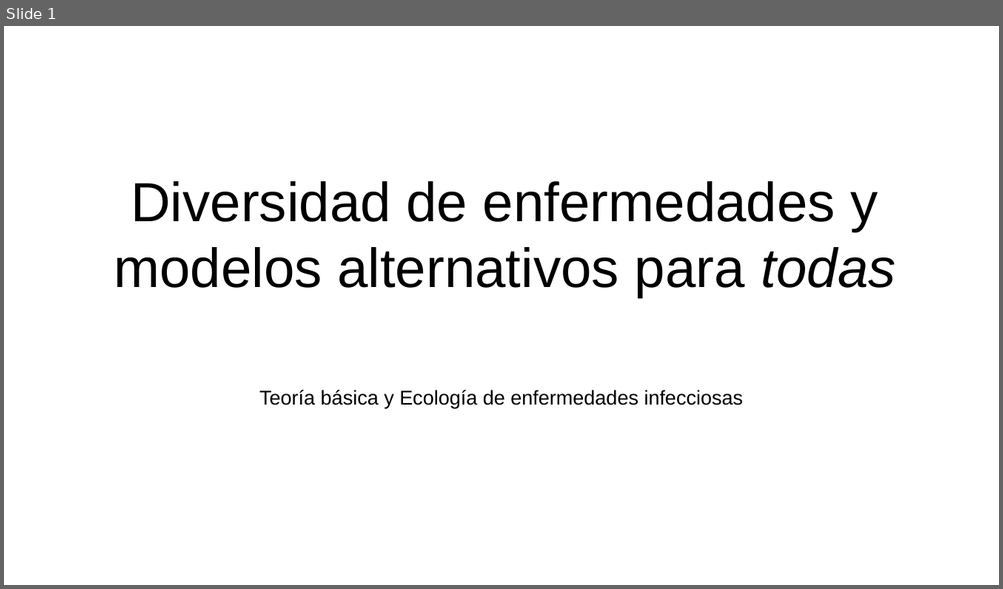
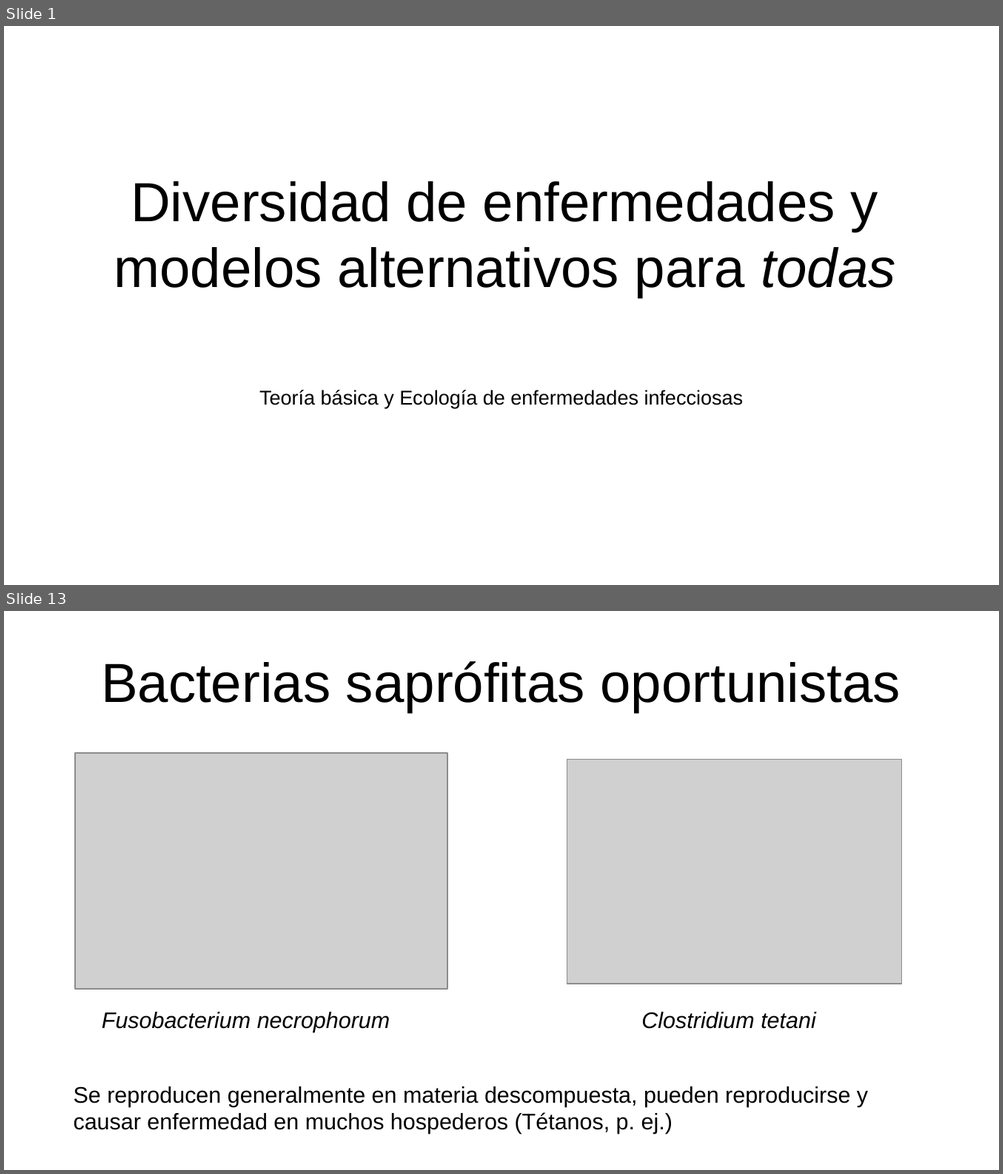
Before and after one commit to gerardommc/Ecologia-Teorica, a slide deck: Diversidad-enfermedades-infecciones.odp. Shown one above the other, each under a label of ours: slide 1 before the commit, slides 1 and 13 after it; the slides between them are not shown. The pictures are 1003x589 and 1003x1174 pixels, drawn with LibreOffice and Linux fonts; fonts in the diff are those of the drawing; grey boxes stand for pictures. Boxes give left, top, right and bottom in pixels: in the first picture for what was removed or moved away, otherwise in the second. Text is boxed around its words. In the diff, an @@ line names an element or a change of style, - is before the commit and + after.

```diff
--- a/Diversidad-enfermedades-infecciones.odp
+++ b/Diversidad-enfermedades-infecciones.odp
@@ slide 13 added at [4, 611, 999, 1170], background #FFFFFF @@
@@ title added at [101, 661, 900, 712], 44 pt, text #000000 @@
+Bacterias saprófitas oportunistas
@@ picture added at [75, 752, 448, 989] @@
@@ picture added at [567, 759, 902, 984] @@
@@ text added at [102, 1012, 390, 1033], 18 pt, text #000000, italic @@
+Fusobacterium necrophorum
@@ text added at [641, 1012, 816, 1029], 18 pt, text #000000, italic @@
+Clostridium tetani
@@ text added at [74, 1087, 868, 1134], 18 pt, text #000000 @@
+Se reproducen generalmente en materia descompuesta, pueden reproducirse y causar enfermedad en muchos hospederos (Tétanos, p. ej.)
```
Also in this commit, not shown: 21 other slides added, 28 other files.
